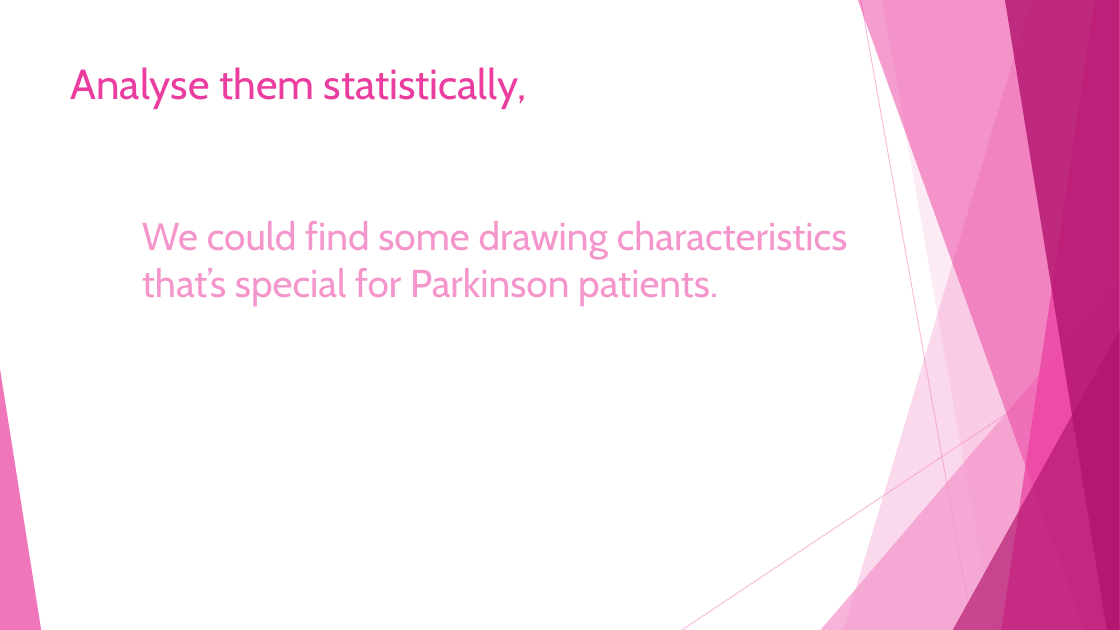
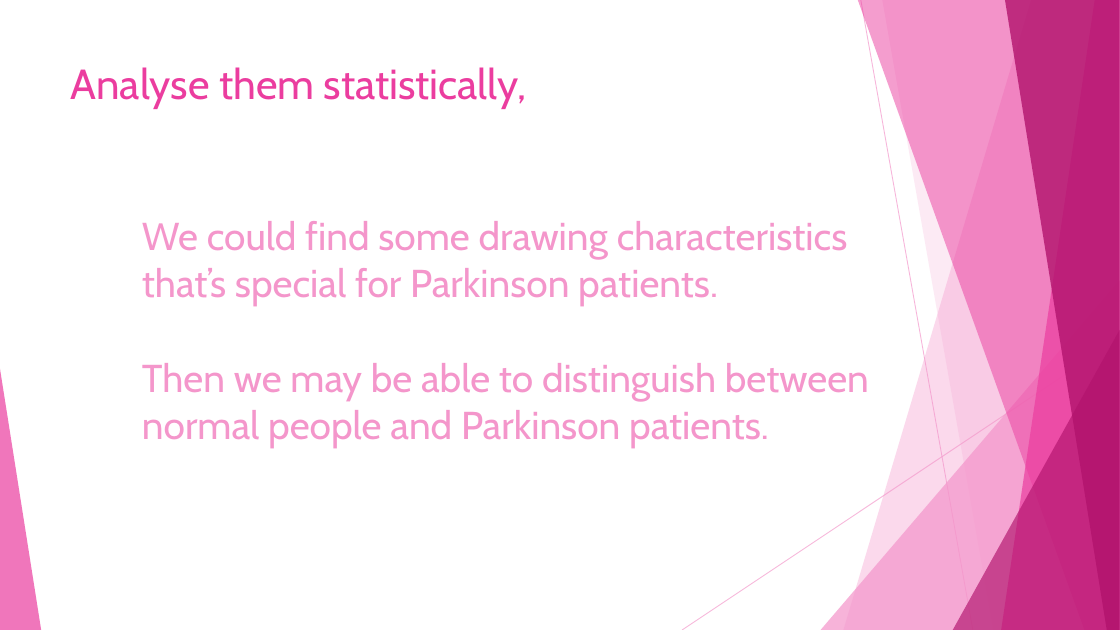
Before and after one commit to JiashuWu/NeuroGraph, a slide deck: slide 10 of Neurograph Project Presentation/Neurograph Presentation Jiashu Wu.pptx (slide 6 before the commit). Drawn at 1120x630 pixels with LibreOffice and Linux fonts; fonts in the diff are those of the drawing. Boxes give left, top, right and bottom in pixels: in the first picture for what was removed or moved away, otherwise in the second. Text is boxed around its words. In the diff, an @@ line names an element or a change of style, - is before the commit and + after.

```diff
--- a/Neurograph Project Presentation/Neurograph Presentation Jiashu Wu.pptx
+++ b/Neurograph Project Presentation/Neurograph Presentation Jiashu Wu.pptx
@@ text added at [142,363,869,448], 33.3 pt, text #F496CB @@
+Then we may be able to distinguish between normal people and Parkinson patients.
```
Also in this commit, not shown: 8 other slides changed, 7 slides added, 1 other file.
